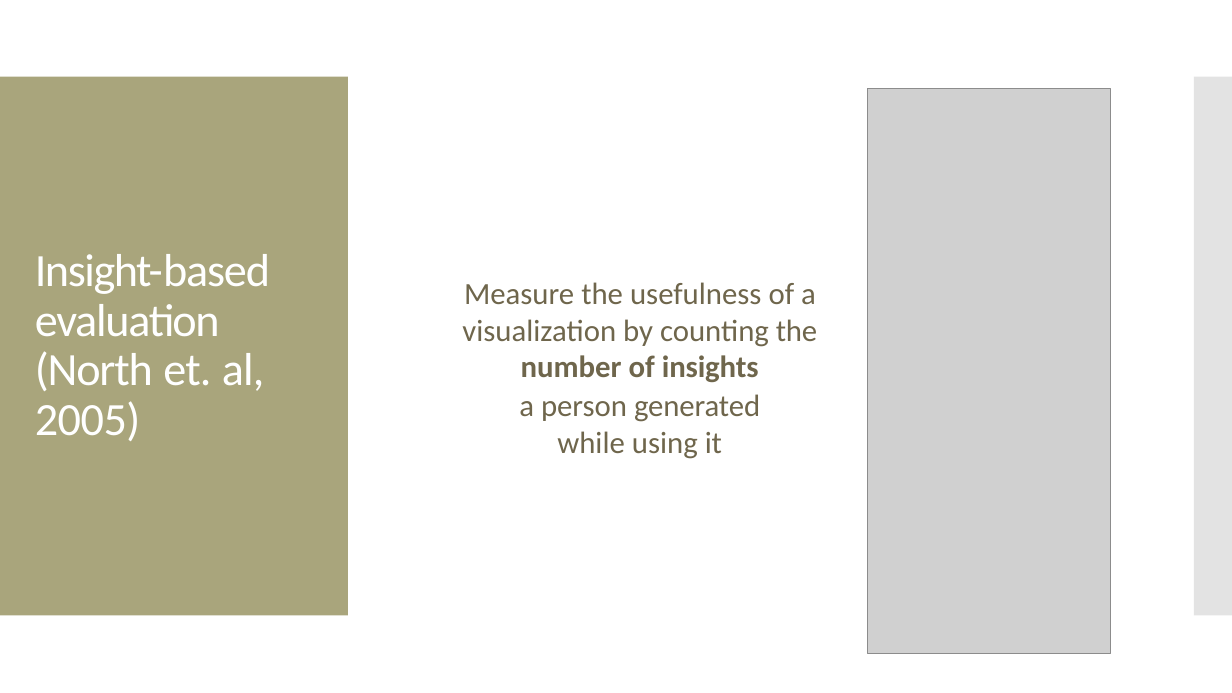
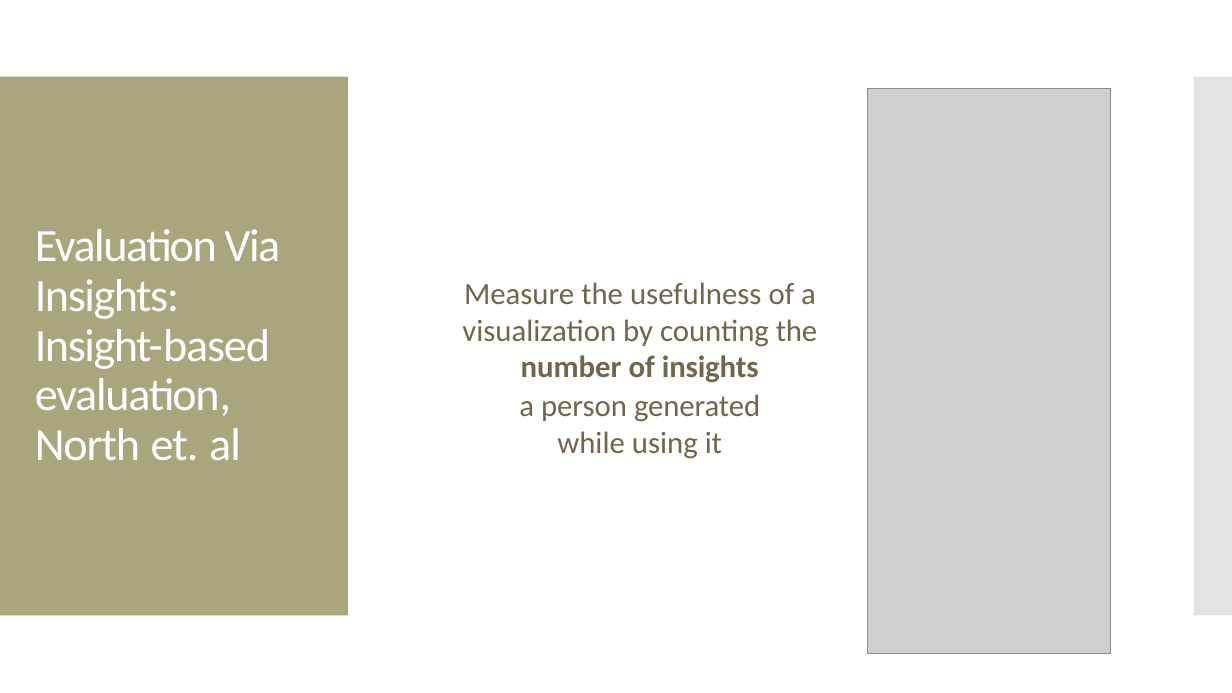
Before and after one commit to amosca01/SDS-CS235, a slide deck: slide 21 of slides/12-evaluation.pptx (slide 18 before the commit). Drawn at 1232x693 pixels with LibreOffice and Linux fonts; fonts in the diff are those of the drawing; grey boxes stand for pictures. Boxes give left, top, right and bottom in pixels: in the first picture for what was removed or moved away, otherwise in the second. Text is boxed around its words. In the diff, an @@ line names an element or a change of style, - is before the commit and + after.

```diff
--- a/slides/12-evaluation.pptx
+++ b/slides/12-evaluation.pptx
@@ text at (35,229,280,461): text changed @@
-Insight-based evaluation (North et. al, 2005)
+Evaluation Via Insights: Insight-based evaluation, North et. al
```
Also in this commit, not shown: 11 other slides changed, 10 slides added, 4 slides removed, 9 other files.
